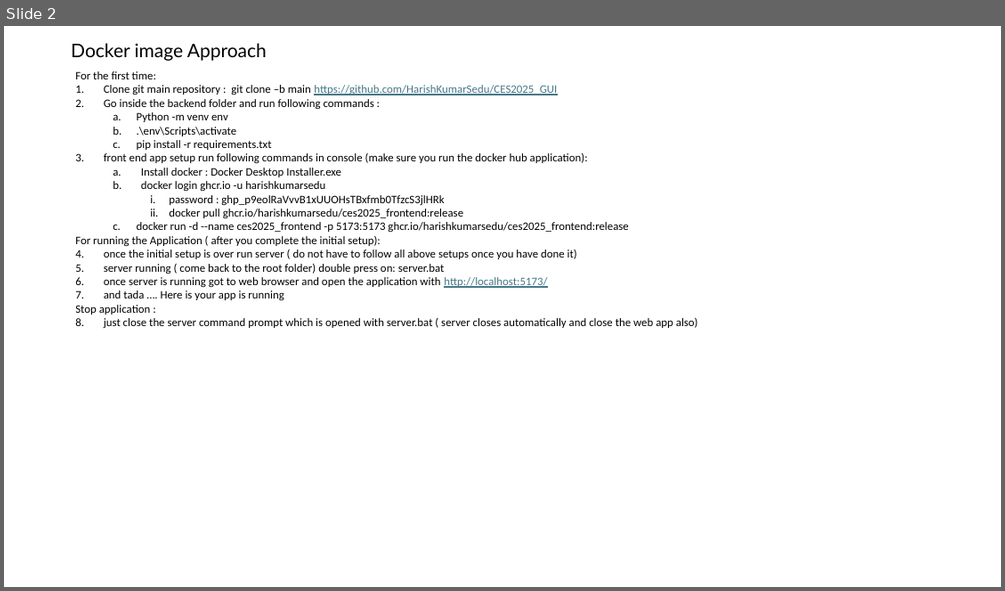
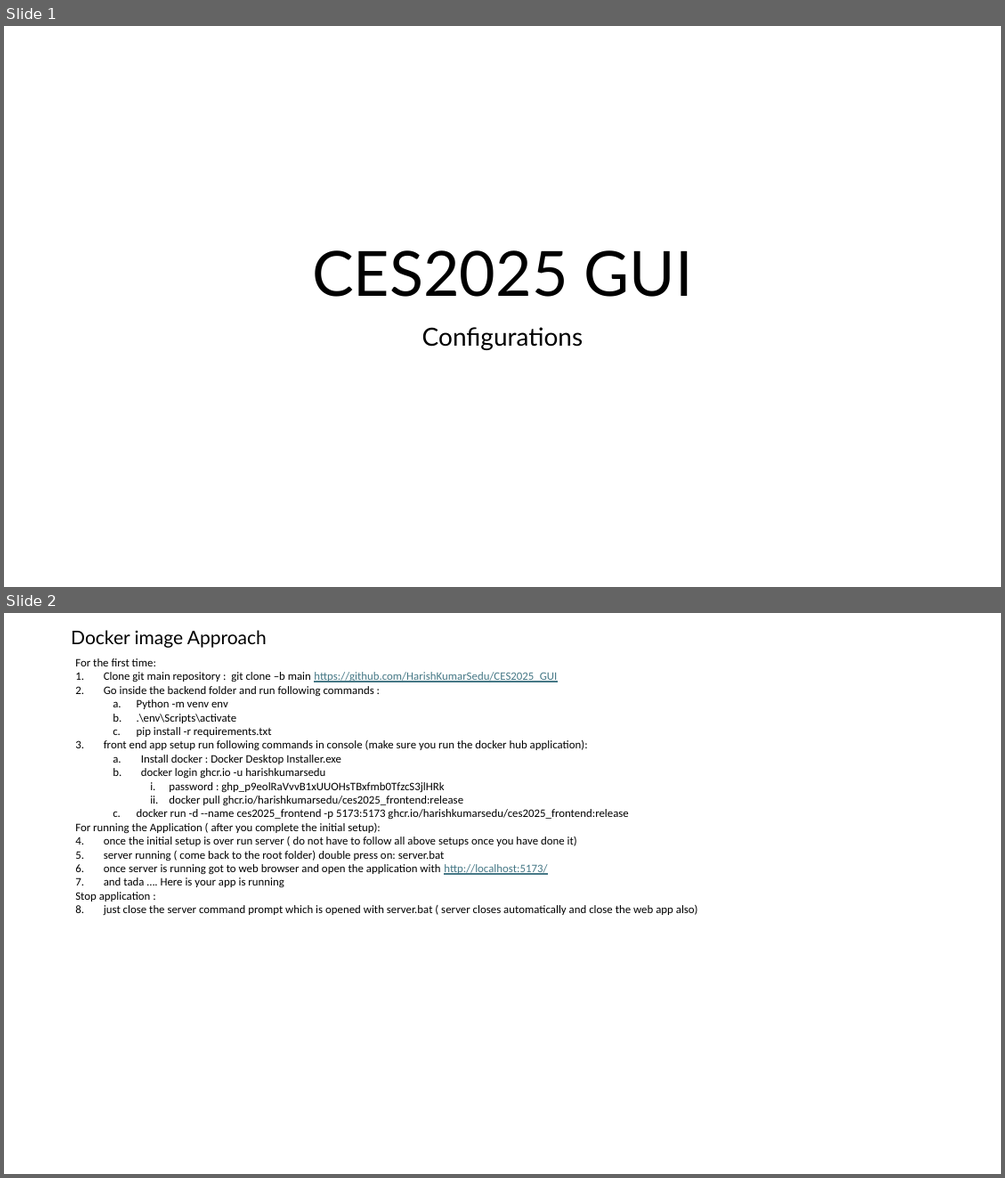
Before and after one commit to HarishKumarSedu/CES2025_GUI, a slide deck: Howto.pptx. Shown one above the other, each under a label of ours: slide 2 before the commit, slides 1 and 2 after it. The pictures are 1005x591 and 1005x1178 pixels, drawn with LibreOffice and Linux fonts; fonts in the diff are those of the drawing. Boxes give left, top, right and bottom in pixels: in the first picture for what was removed or moved away, otherwise in the second. Text is boxed around its words. In the diff, an @@ line names an element or a change of style, - is before the commit and + after.

```diff
--- a/Howto.pptx
+++ b/Howto.pptx
@@ slide 1 added at (4,26,1001,587), background #FFFFFF @@
@@ title added at (312,250,693,297), 60 pt, text #000000 @@
+CES2025 GUI
@@ subtitle added at (422,327,582,350), 24 pt, text #000000 @@
+Configurations
```
Also in this commit, not shown: 1 other slide added, 1 slide removed.
